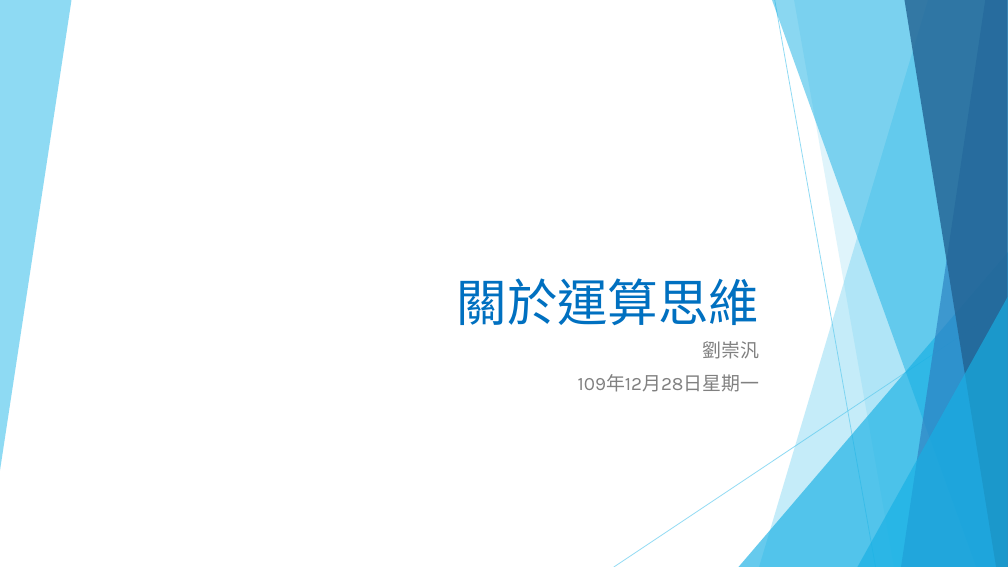
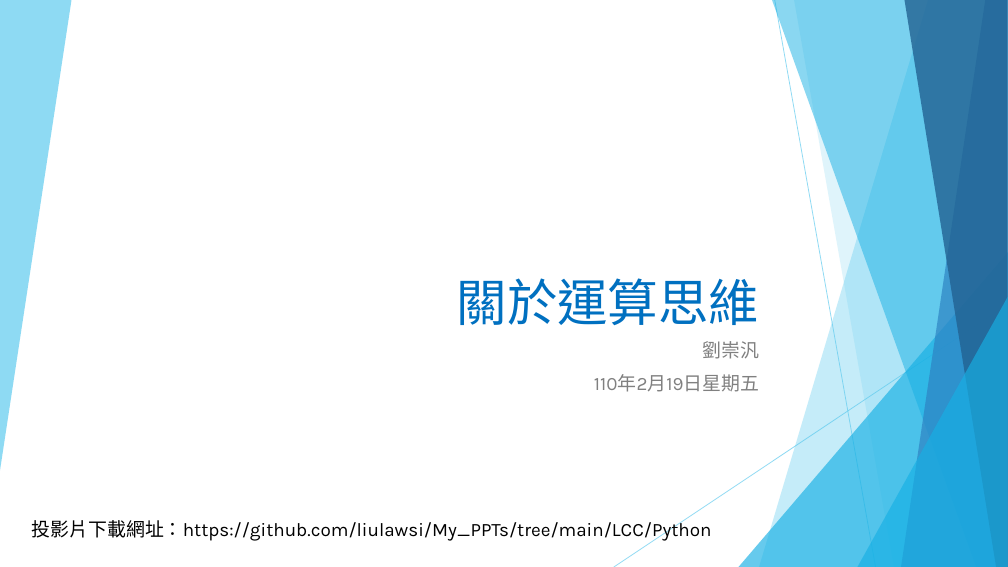
Before and after one commit to liulawsi/My_PPTs, a slide deck: slide 1 of LCC/Python/02_關於運算思維.pptx. Drawn at 1008x567 pixels with LibreOffice and Linux fonts; fonts in the diff are those of the drawing. Boxes give left, top, right and bottom in pixels: in the first picture for what was removed or moved away, otherwise in the second. Text is boxed around its words. In the diff, an @@ line names an element or a change of style, - is before the commit and + after.

```diff
--- a/LCC/Python/02_關於運算思維.pptx
+++ b/LCC/Python/02_關於運算思維.pptx
@@ subtitle at box(594, 374, 759, 392): text changed @@
-109年12月28日星期一
+110年2月19日星期五
@@ text added at box(32, 517, 712, 542), 18 pt, text #000000 @@
+投影片下載網址：https://github.com/liulawsi/My_PPTs/tree/main/LCC/Python
```
Also in this commit, not shown: 1 other slide changed, 5 other files.
